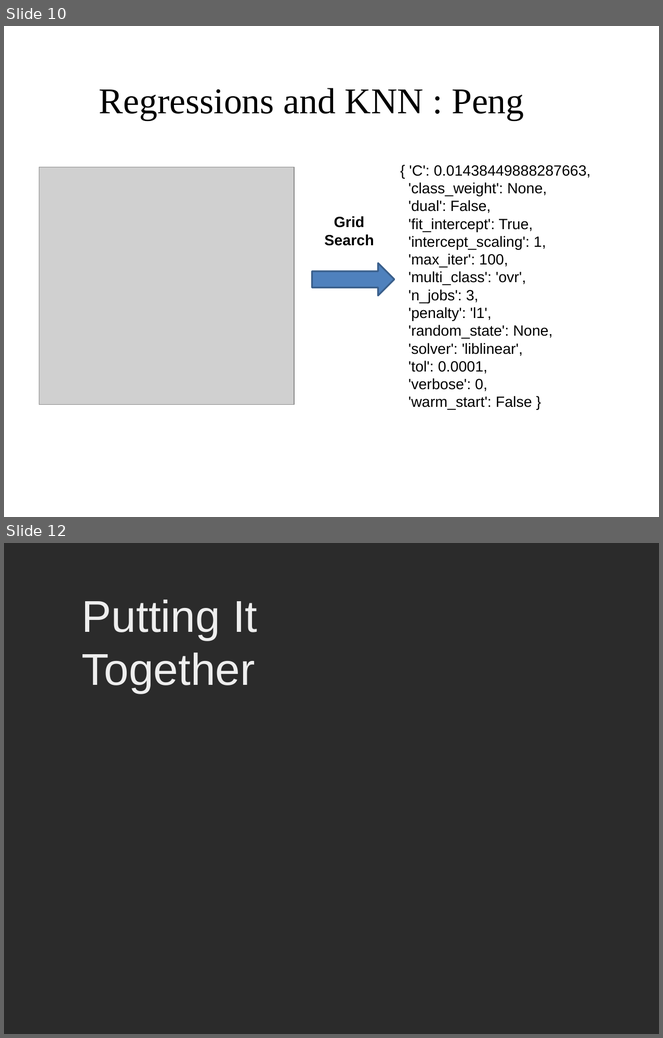
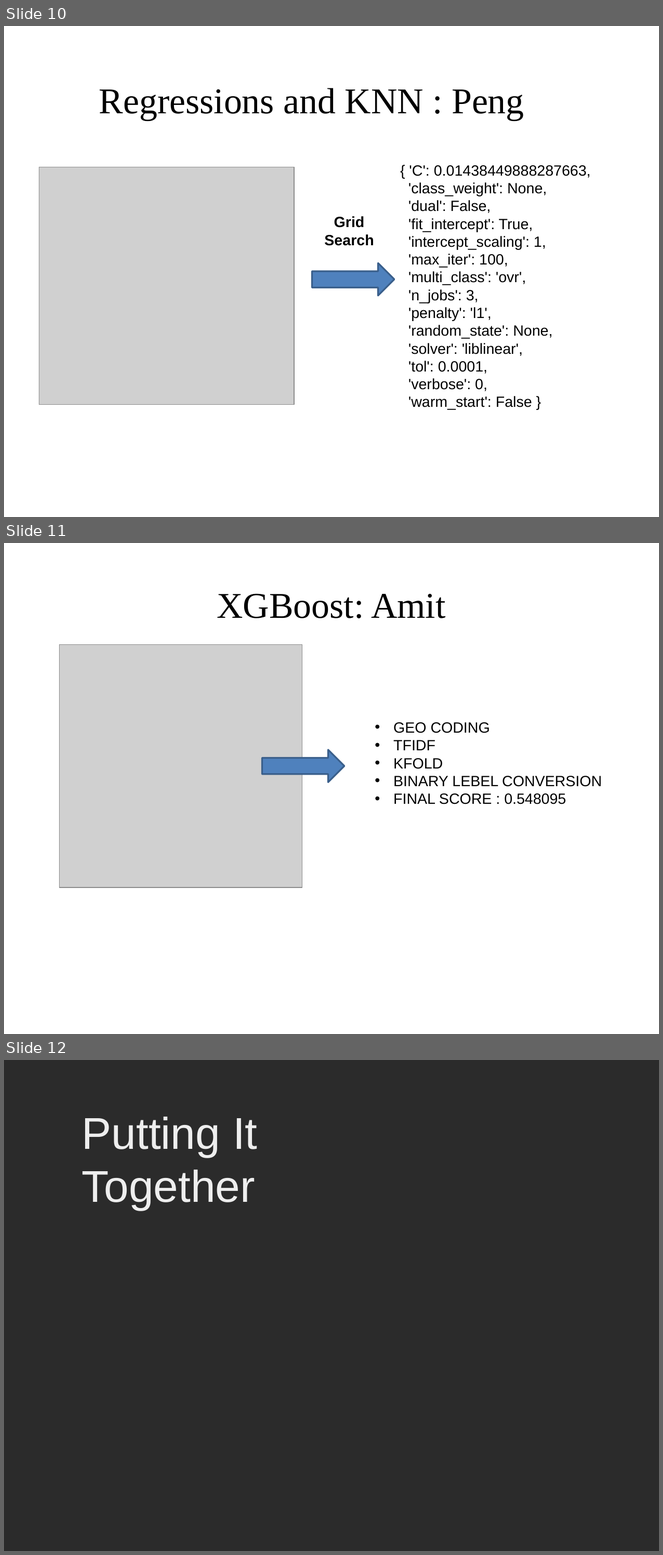
Before and after one commit to nycdatasci/bootcamp008_project, a slide deck: Project3-MachineLearning/AmitAndrewPeng/Odder_Squatters_Slides (1).pptx. Shown one above the other, each under a label of ours: slides 10 and 12 before the commit, slides 10, 11 and 12 after it; the slides between them are not shown. The pictures are 663x1038 and 663x1555 pixels, drawn with LibreOffice and Linux fonts; fonts in the diff are those of the drawing; grey boxes stand for pictures; background and template pictures are left out; a plain dark background stands for a picture behind light text. Boxes give left, top, right and bottom in pixels: in the first picture for what was removed or moved away, otherwise in the second. Text is boxed around its words. In the diff, an @@ line names an element or a change of style, - is before the commit and + after.

Commit message:
Amit Changes

```diff
--- a/Project3-MachineLearning/AmitAndrewPeng/Odder_Squatters_Slides (1).pptx
+++ b/Project3-MachineLearning/AmitAndrewPeng/Odder_Squatters_Slides (1).pptx
@@ slide 11 added at [4,543,659,1034], background #FFFFFF @@
@@ text added at [217,593,445,618], 44 pt, text #000000 @@
+XGBoost: Amit
@@ picture added at [59,645,302,888] @@
@@ text added at [393,722,602,805], 18 pt, text #000000 @@
+• GEO CODING
+• TFIDF
+• KFOLD
+• BINARY LEBEL CONVERSION
+• FINAL SCORE : 0.548095
@@ right arrow added at [262,750,345,783], fill #4F81BD, outline #3A5F8C 2 pt @@
```
Also in this commit, not shown: 1 slide removed.
